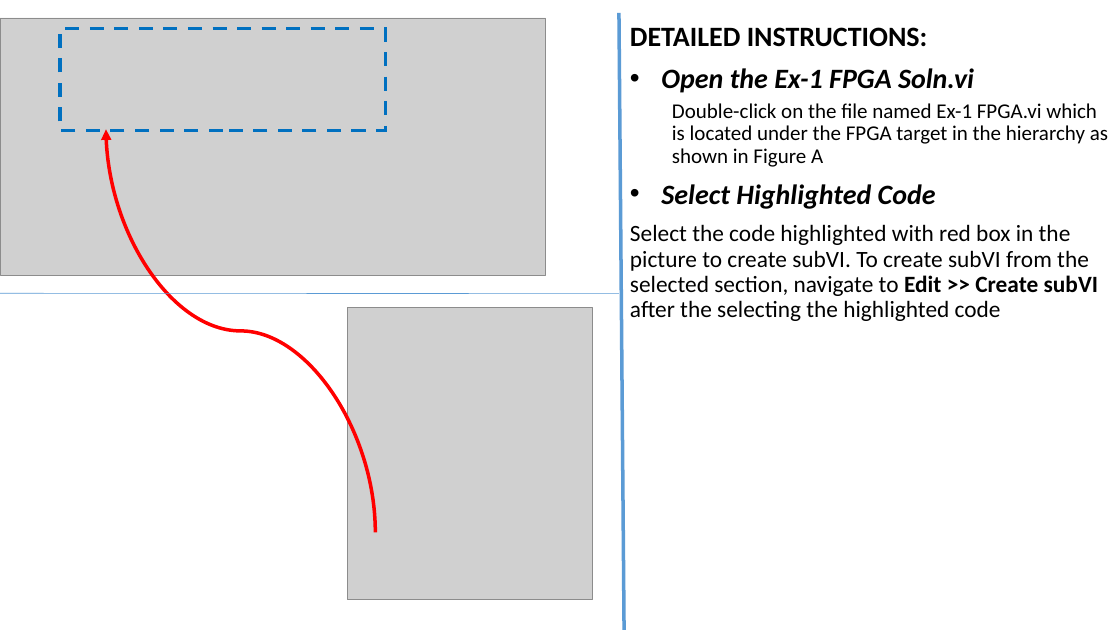
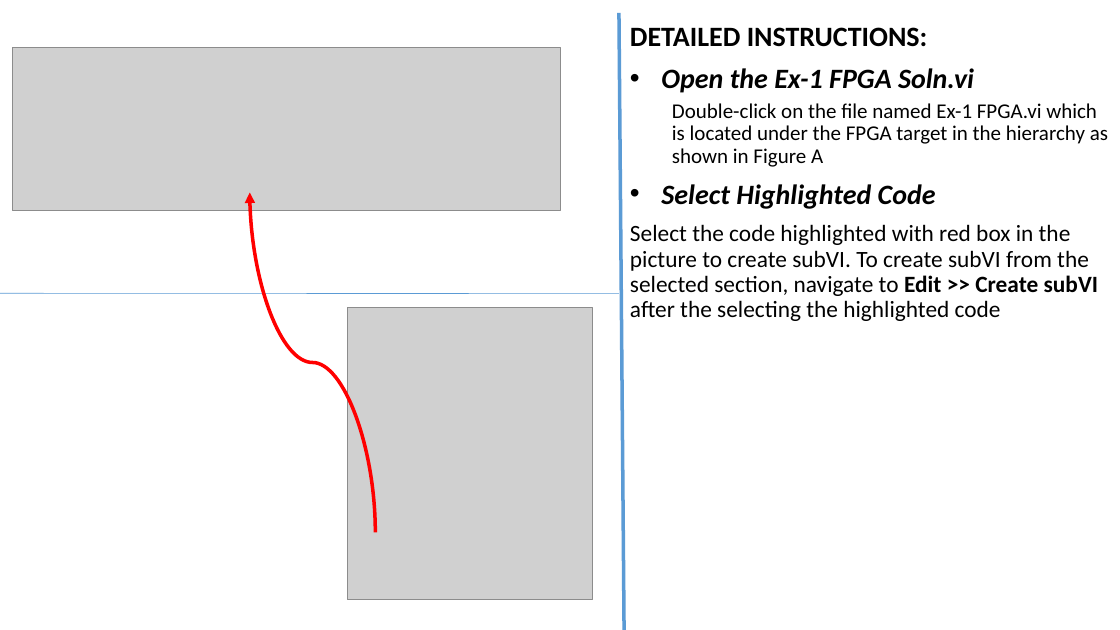
Before and after one commit to kalyanramu/NIWeek2015, a slide deck: slide 6 of Hands-OnSession/Content/SOM Hands-On Exercise 2.pptx. Drawn at 1120x630 pixels with LibreOffice and Linux fonts; fonts in the diff are those of the drawing; grey boxes stand for pictures. Boxes give left, top, right and bottom in pixels: in the first picture for what was removed or moved away, otherwise in the second. Text is boxed around its words. In the diff, an @@ line names an element or a change of style, - is before the commit and + after.

```diff
--- a/Hands-OnSession/Content/SOM Hands-On Exercise 2.pptx
+++ b/Hands-OnSession/Content/SOM Hands-On Exercise 2.pptx
@@ rectangle removed at (x1=60, y1=29, x2=385, y2=130) @@
@@ picture resized from (x1=0, y1=18, x2=546, y2=275) to (x1=13, y1=48, x2=560, y2=211) @@
@@ curved arrow moved from (376, 533) - (106, 129) to (376, 533) - (250, 192) @@
```
Also in this commit, not shown: 6 other slides changed.
